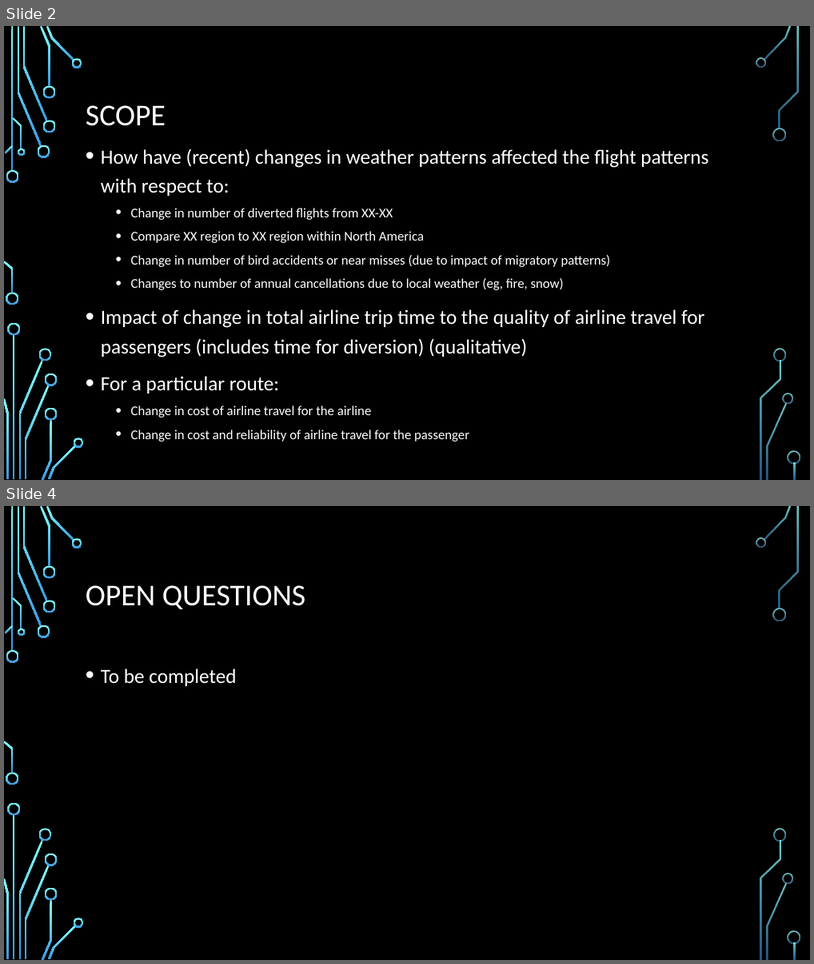
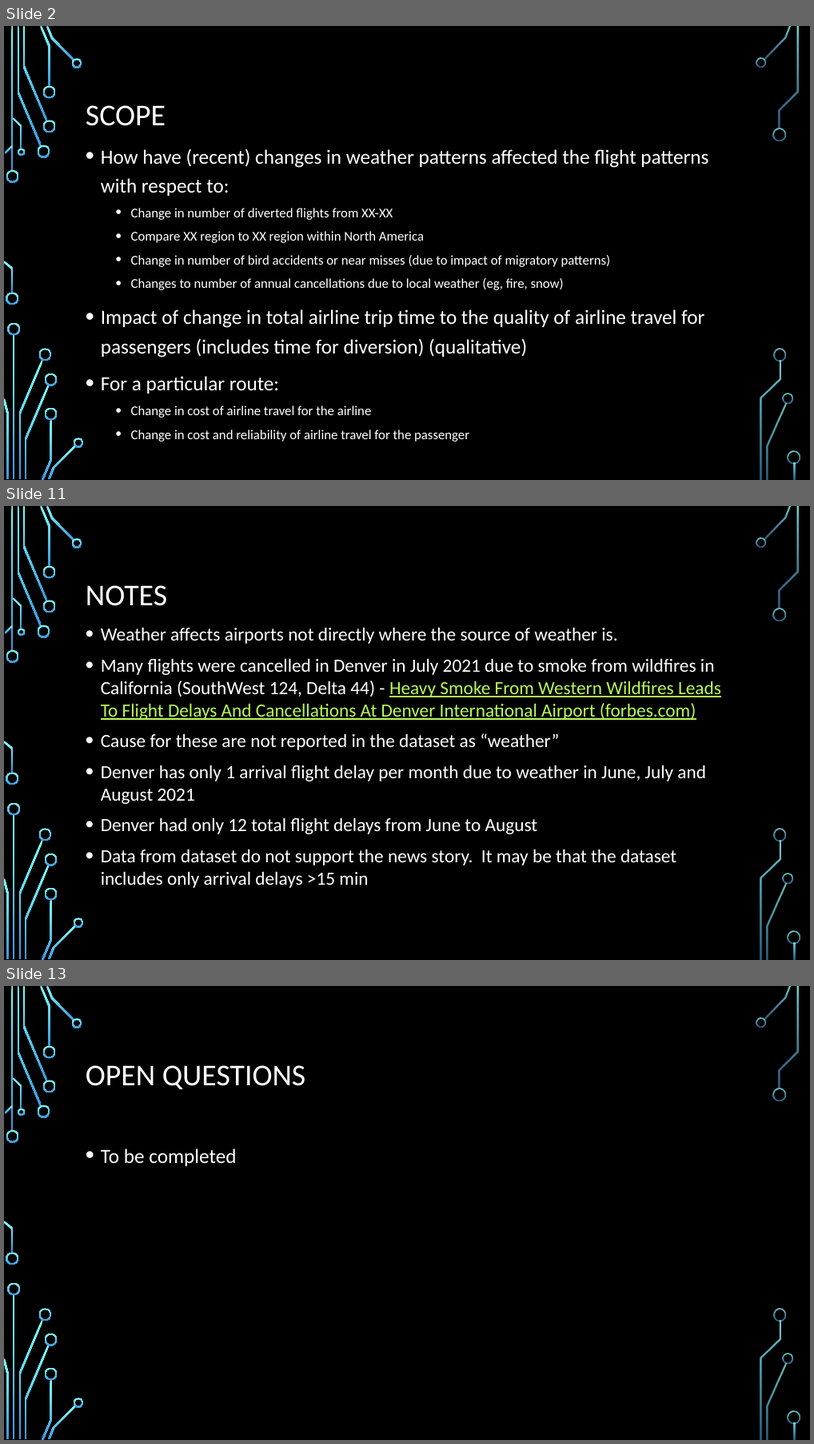
Before and after one commit to Tawn-Scotton/Team_3_Project_1, a slide deck: Team_3_Air_Travel_Weather_Satisfaction.pptx. Shown one above the other, each under a label of ours: slides 2 and 4 before the commit, slides 2, 11 and 13 after it; the slides between them are not shown. The pictures are 814x964 and 814x1444 pixels, drawn with LibreOffice and Linux fonts; fonts in the diff are those of the drawing; background and template pictures are left out. Boxes give left, top, right and bottom in pixels: in the first picture for what was removed or moved away, otherwise in the second. Text is boxed around its words. In the diff, an @@ line names an element or a change of style, - is before the commit and + after.

```diff
--- a/Team_3_Air_Travel_Weather_Satisfaction.pptx
+++ b/Team_3_Air_Travel_Weather_Satisfaction.pptx
@@ slide 11 added at (4, 506, 810, 960), background picture (left out); not listed: 36 template elements that a slide beside it also shows @@
@@ title added at (86, 585, 167, 606), 36 pt, text #FFFFFF @@
+NOTES
@@ text added at (101, 627, 722, 888), 22.2 pt, text #FFFFFF @@
+• Weather affects airports not directly where the source of weather is.
+• Many flights were cancelled in Denver in July 2021 due to smoke from wildfires in California (SouthWest 124, Delta 44) - Heavy Smoke From Western Wildfires Leads To Flight Delays And Cancellations At Denver International Airport (forbes.com)
+• Cause for these are not reported in the dataset as “weather”
+• Denver has only 1 arrival flight delay per month due to weather in June, July and August 2021
+• Denver had only 12 total flight delays from June to August
+• Data from dataset do not support the news story. It may be that the dataset includes only arrival delays >15 min
@@ what was slide 4 is now slide 13 @@
```
Also in this commit, not shown: 1 slide changed, 8 other slides added, 3 other files.
